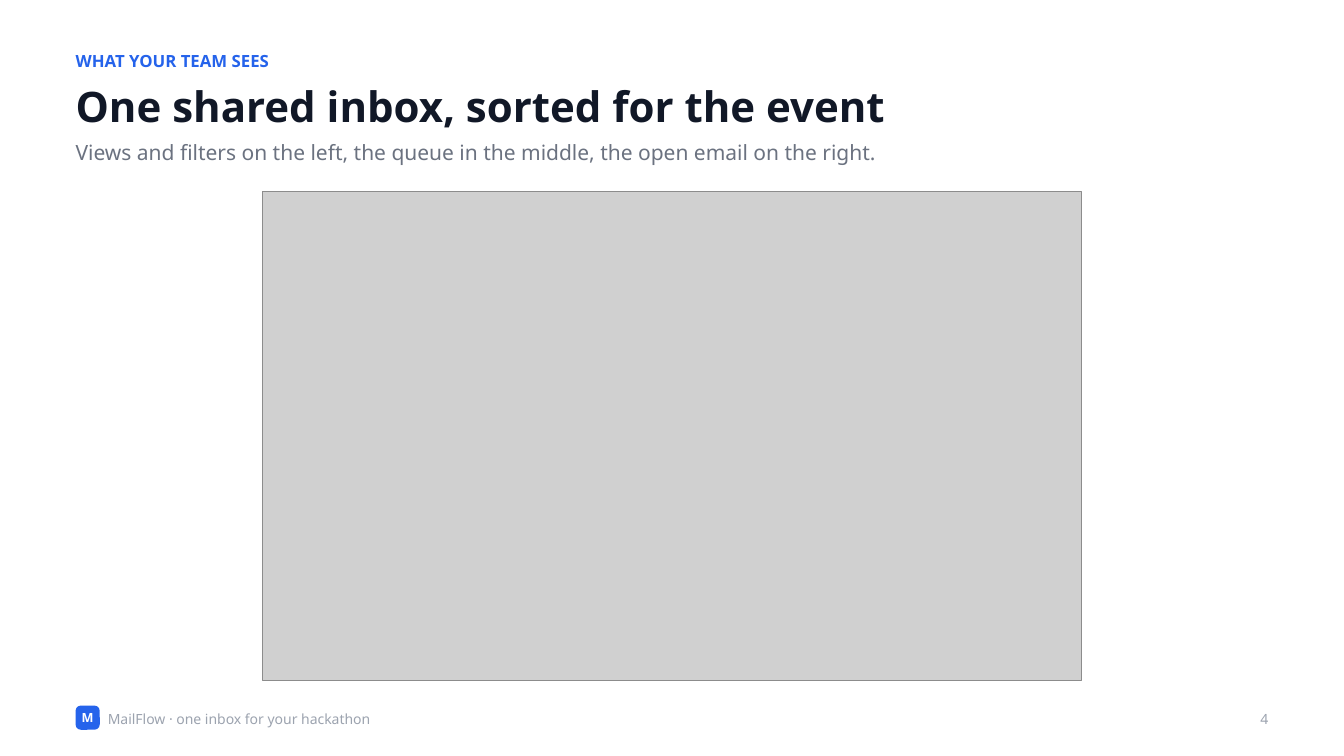
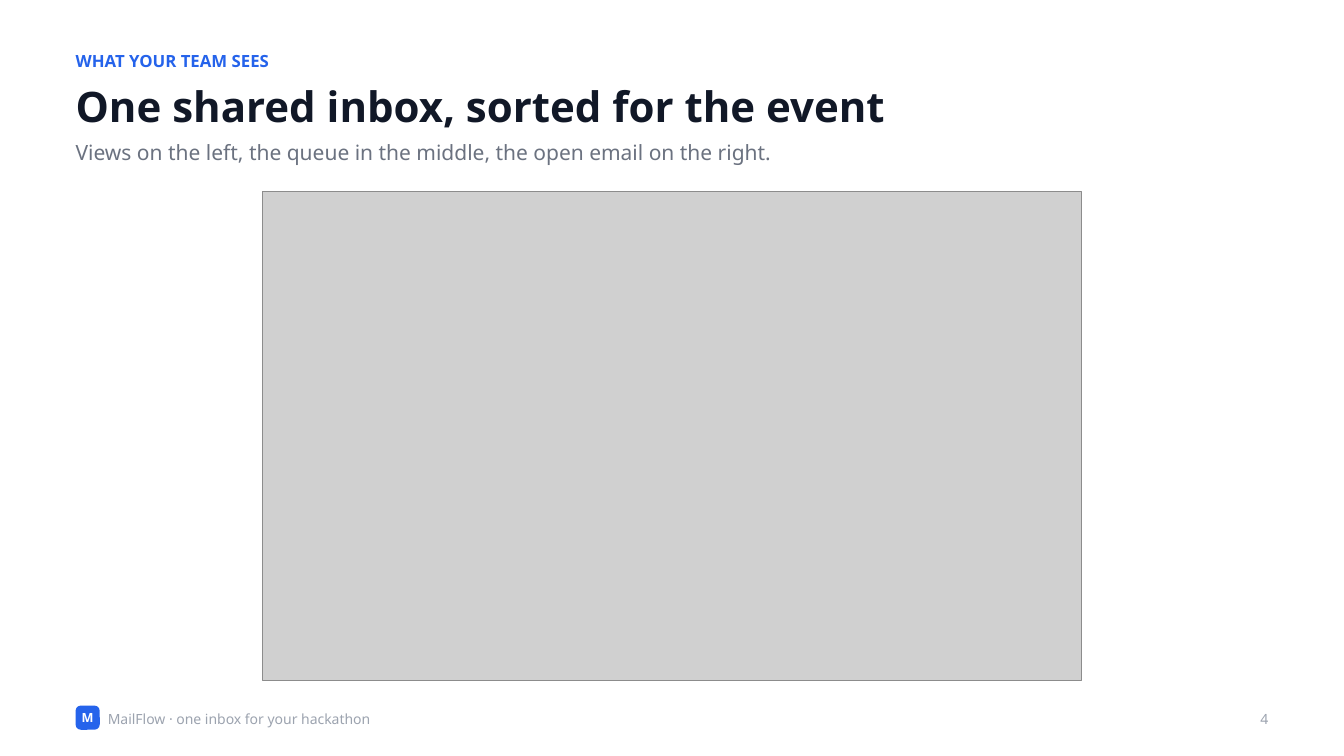
Before and after one commit to Olwethu-Dlamini/mailflow, a slide deck: slide 4 of deck/MailFlow-Client.pptx. Drawn at 1344x756 pixels with LibreOffice and Linux fonts; fonts in the diff are those of the drawing; grey boxes stand for pictures. Boxes give left, top, right and bottom in pixels: in the first picture for what was removed or moved away, otherwise in the second. Text is boxed around its words. In the diff, an @@ line names an element or a change of style, - is before the commit and + after.

Commit message:
Retake the screenshots and rebuild both decks
- All app screenshots retaken on the current page (made-up emails); a new team-email.png.
- Client deck: the page slide describes the sidebar and Mine; a new 'Who's on it' slide (take,
  hand over, activity, correcting the AI); the phone slide matches the drawer.
- Technical deck: the web app and 'opening the page' slides describe the in-memory list, the
  page that carries its data, assignments, activity and the browser tests.

```diff
--- a/deck/MailFlow-Client.pptx
+++ b/deck/MailFlow-Client.pptx
@@ text at (x1=76, y1=144, x2=771, y2=165): text changed @@
-Views and filters on the left, the queue in the middle, the open email on the right.
+Views on the left, the queue in the middle, the open email on the right.
```
Also in this commit, not shown: 7 other slides changed, 1 slide added, 13 other files.
